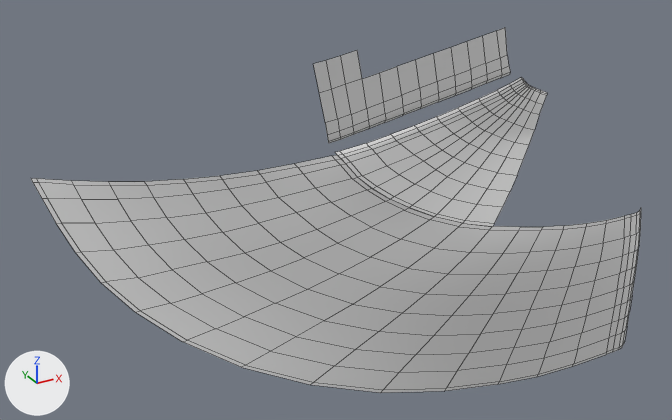
Before and after pictures for a commit that changed the OBJ model PadForge.App/3DModels/XboxSeries/Starfield/Decal-L1.obj.
One viewpoint serves both versions: a 50 mm camera at (-61.6, -80.6, 4.4) aimed at (-41.8, -44.6, -13.6). The lights are fixed; the arrows at lower left show +X, +Y and +Z. The first picture is the older version. Mesh edges are drawn as thin lines. Where no turn or scale is listed for an object, it has been applied to the vertices.

Objects in the first picture: 'Decal-L1'.
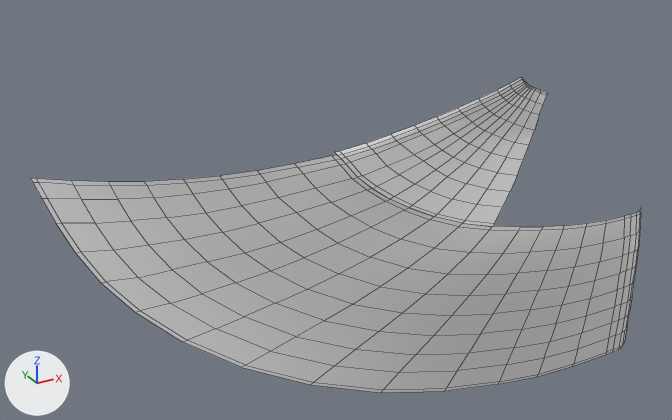
What changed in the scene script:
```text
Change me_decal_l1:
    used by ob_decal_l1; location = (0.0, 0.0, 0.0)
    remove me_decal_l1.from_pydata(...)  # 430 vertices, 360 faces; spans x -54.7..-27.2, y -51.0..-39.1, z -22.3..-5.0
    add me_decal_l1.from_pydata(...)  # 361 vertices, 309 faces; spans x -54.7..-27.2, y -51.0..-39.1, z -22.3..-7.4
    me_decal_l1 part 1: the loose piece of 69 vertices spanning x -44.4..-34.0, y -47.7..-47.3, z -9.1..-5.0 is deleted
```

Changed parts and their boxes [x1, y1, x2, y2] in the pictures (672 x 420 px):
'Decal-L1', reshaped (13% shorter)
    before: [31, 28, 641, 393]
    after: [31, 77, 641, 393]
part 1 of me_decal_l1, deleted
    before: [313, 28, 510, 143]
